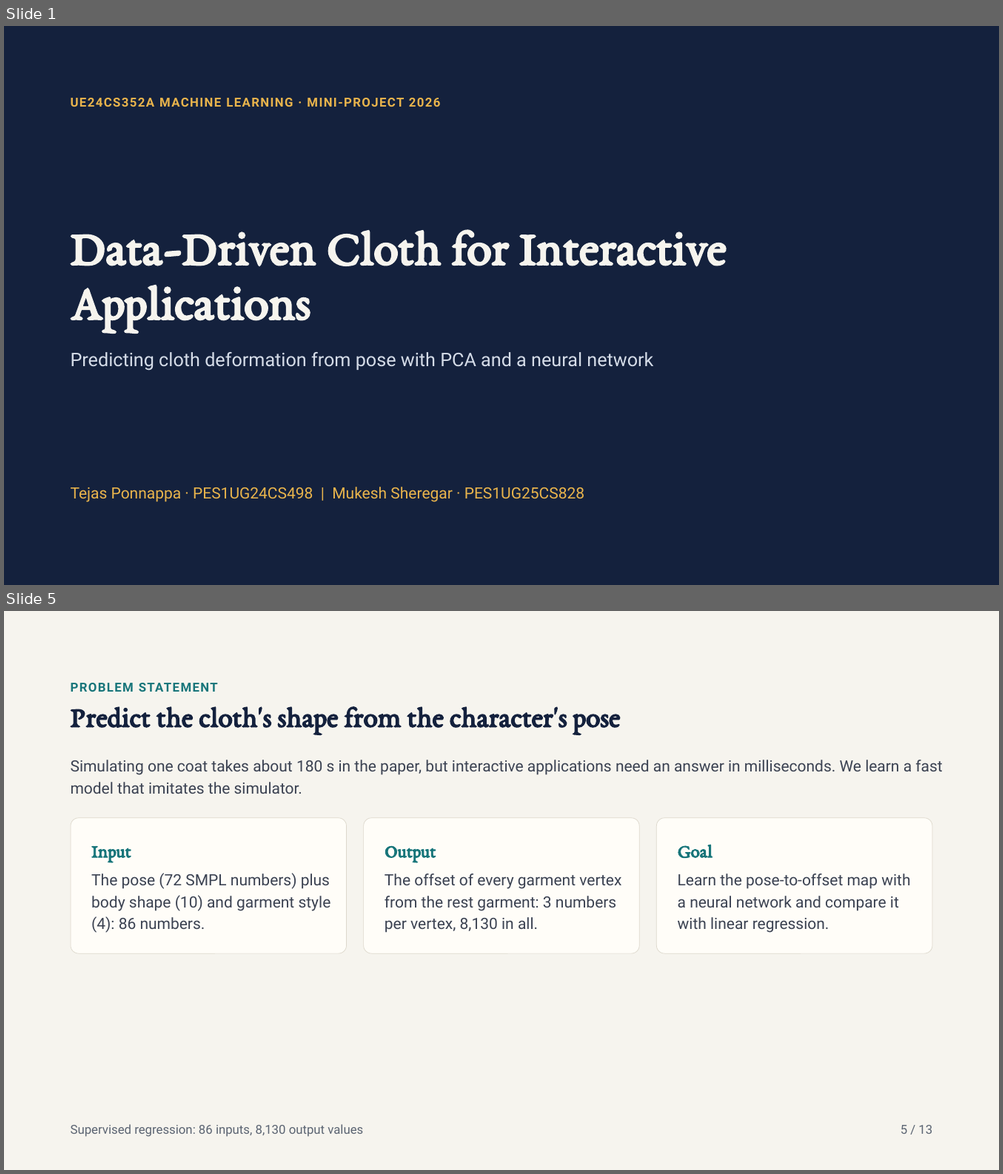
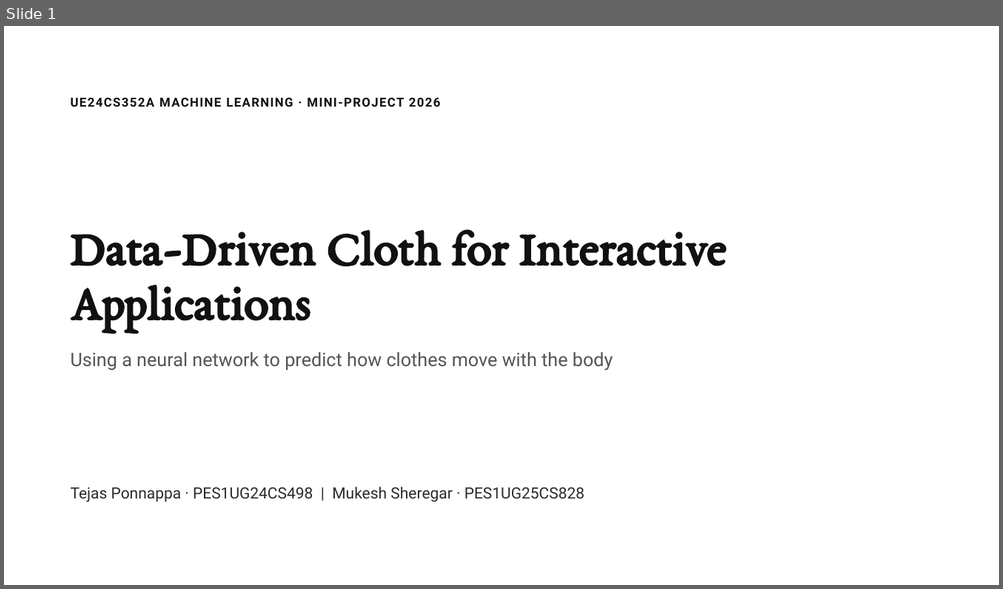
Before and after one commit to TejasPonnappa/data-driven-cloth-ml, a slide deck: docs/Data-Driven Cloth ML Mini-Project.pptx. Shown one above the other, each under a label of ours: slides 1 and 5 before the commit, slide 1 after it; the slides between them are not shown. The pictures are 1003x1174 and 1003x589 pixels, drawn with LibreOffice and Linux fonts; fonts in the diff are those of the drawing. Boxes give left, top, right and bottom in pixels: in the first picture for what was removed or moved away, otherwise in the second. Text is boxed around its words. In the diff, an @@ line names an element or a change of style, - is before the commit and + after.

```diff
--- a/docs/Data-Driven Cloth ML Mini-Project.pptx
+++ b/docs/Data-Driven Cloth ML Mini-Project.pptx
@@ slide 5 removed at (4, 611, 999, 1170), background #F6F4EE @@
@@ text removed at (71, 683, 218, 692) @@
-PROBLEM STATEMENT
@@ title removed at (71, 706, 620, 735) @@
-Predict the cloth's shape from the character's pose
@@ text removed at (71, 760, 942, 794) @@
-Simulating one coat takes about 180 s in the paper, but interactive applications need an answer in milliseconds. We learn a fast model that imitates the simulator.
@@ rounded rectangle removed at (71, 818, 347, 954) @@
@@ rounded rectangle removed at (364, 818, 640, 954) @@
@@ rounded rectangle removed at (656, 818, 932, 954) @@
@@ text removed at (91, 846, 131, 863) @@
-Input
@@ text removed at (384, 846, 435, 863) @@
-Output
@@ text removed at (677, 844, 712, 859) @@
-Goal
@@ text removed at (91, 873, 331, 933) @@
-The pose (72 SMPL numbers) plus body shape (10) and garment style (4): 86 numbers.
@@ text removed at (384, 874, 621, 933) @@
-The offset of every garment vertex from the rest garment: 3 numbers per vertex, 8,130 in all.
@@ text removed at (677, 874, 910, 933) @@
-Learn the pose-to-offset map with a neural network and compare it with linear regression.
@@ text removed at (71, 1125, 363, 1137) @@
-Supervised regression: 86 inputs, 8,130 output values
@@ text removed at (900, 1125, 932, 1134) @@
-5 / 13
@@ slide 1 changed as well @@
@@ background #14213D to #FFFFFF @@
@@ text "UE24CS352A MACHINE LEARNING · MINI-PROJECT ..." at (71, 98, 441, 107): text colour #E9B44C to #111111 @@
@@ title "Data-Driven Cloth for Interactive Applications" at (71, 230, 726, 332): text colour #F6F4EE to #111111 @@
@@ text at (71, 352, 613, 371): text changed; text colour #D5DCE8 to #555555 @@
-Predicting cloth deformation from pose with PCA and a neural network
+Using a neural network to predict how clothes move with the body
@@ text "Tejas Ponnappa · PES1UG24CS498 | ..." at (71, 487, 584, 503): text colour #E9B44C to #2B2B2B @@
```
Also in this commit, not shown: 1 other slide changed, 8 slides added, 10 other slides removed.
